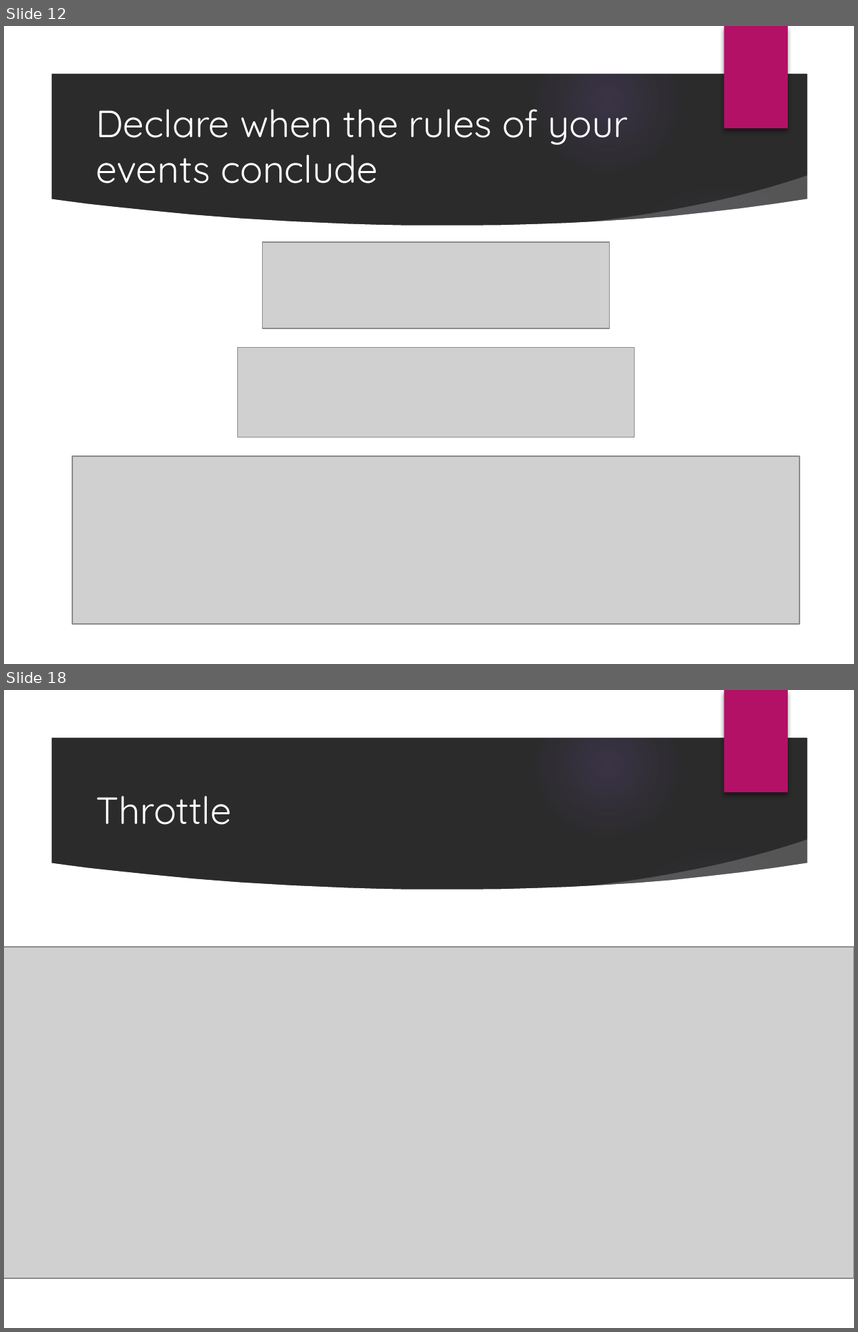
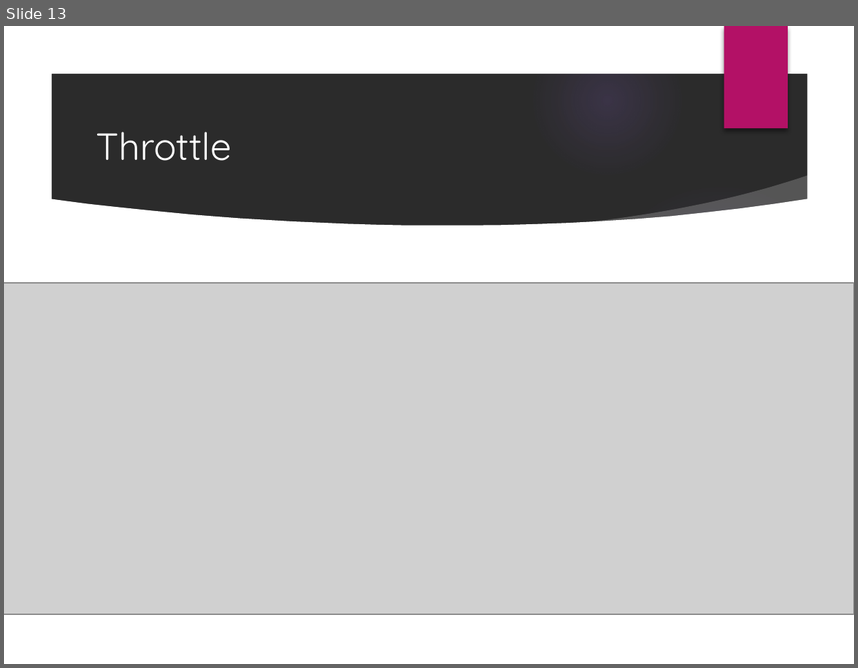
Before and after one commit to PureWeen/DevDays_20171116, a slide deck: DenverDevDays20171116.pptx. Shown one above the other, each under a label of ours: slides 12 and 18 before the commit, slide 13 after it; the slides between them are not shown. The pictures are 858x1332 and 858x668 pixels, drawn with LibreOffice and Linux fonts; fonts in the diff are those of the drawing; grey boxes stand for pictures; background and template pictures are left out; a plain dark background stands for a picture behind light text. Boxes give left, top, right and bottom in pixels: in the first picture for what was removed or moved away, otherwise in the second. Text is boxed around its words. In the diff, an @@ line names an element or a change of style, - is before the commit and + after.

```diff
--- a/DenverDevDays20171116.pptx
+++ b/DenverDevDays20171116.pptx
@@ slide 12 removed at box(4, 26, 854, 664), background picture (left out); not listed: 9 template elements that a slide beside it also shows @@
@@ title removed at box(96, 109, 628, 183) @@
-Declare when the rules of your events conclude
@@ picture removed at box(263, 243, 609, 329) @@
@@ picture removed at box(237, 347, 634, 437) @@
@@ picture removed at box(72, 456, 800, 624) @@
@@ what was slide 18 is now slide 13 @@
```
Also in this commit, not shown: 10 slides changed, 3 slides added, 9 other slides removed, 3 other files.
